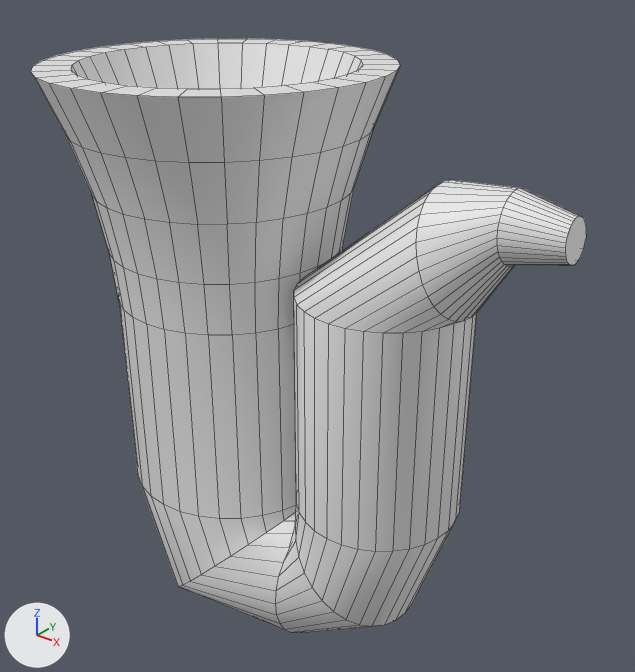
Renders of the FBX model Assets/Art/Environment/Carts/Tuba.fbx from each side of a commit.
Before and after are seen from a camera (50 mm lens) standing at (5.733, -1.493, 1.831) and looking at (4.653, -0.144, 0.994). The lights are fixed; the arrows at lower left show +X, +Y and +Z. Mesh edges are drawn as thin lines. Where no turn or scale is listed for an object, it has been applied to the vertices.

In view in the first picture: 'Tuba'.
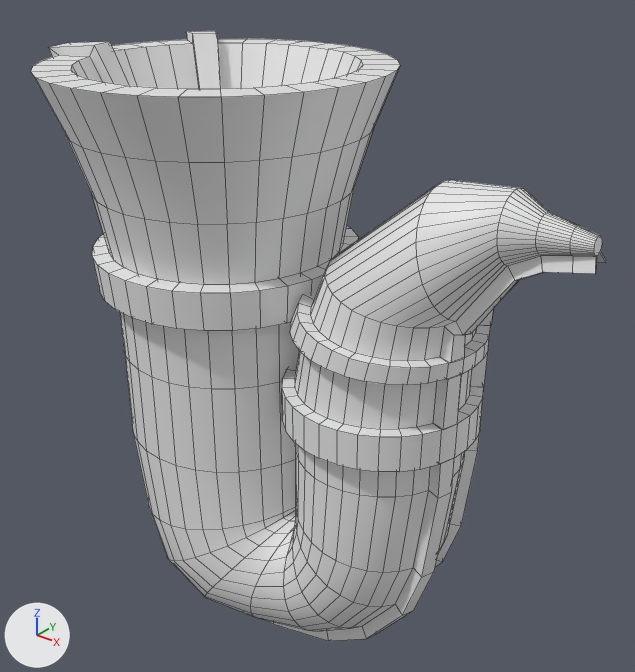
Changed parts and their boxes [x1, y1, x2, y2] in the pictures (635 x 672 px):
'Tuba', reshaped: before [31, 39, 586, 633]; after [31, 31, 606, 641]
part 1 of me_cylinder_006, added: after [92, 226, 358, 331]
part 2 of me_cylinder_006, built on: before [139, 188, 586, 633]; after [49, 31, 606, 641]

The change, as a list of edits to the scene's bpy script:
```text
Change me_cylinder_006:
    used by ob_tuba; location = (4.439, -0.191, 1.311)
    remove me_cylinder_006.from_pydata(...)  # 512 vertices, 482 faces; spans x -0.361..0.785, y -0.361..0.361, z -1.057..0.244
    add me_cylinder_006.from_pydata(...)  # 1264 vertices, 1234 faces; spans x -0.377..0.826, y -0.361..0.361, z -1.079..0.268
    me_cylinder_006 part 1: a new loose piece of 128 vertices spanning x -0.289..0.289, y -0.289..0.289, z -0.216..-0.125
    me_cylinder_006 part 2: 149 vertices moved from x -0.244..0.596, y -0.244..0.244, z -0.915..-0.145 to x -0.247..0.599, y -0.247..0.247, z -0.83..-0.08; 107 vertices removed from x -0.102..0.785, y -0.239..0.239, z -1.057..0.082; 731 vertices added at x -0.377..0.826, y -0.239..0.27, z -1.079..0.268
```
